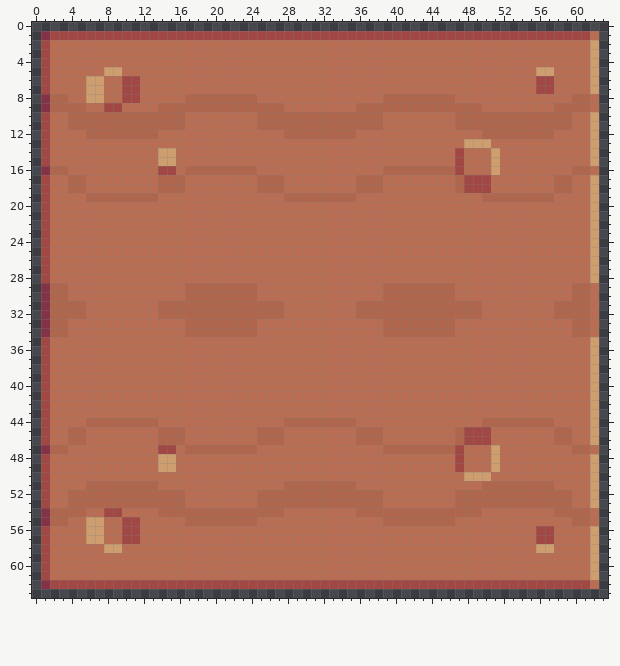
File history of a pixel-art sprite, assets/terrain/dirt.png. That is the earlier state.
The file is 64x64 pixels.
And afterwards:
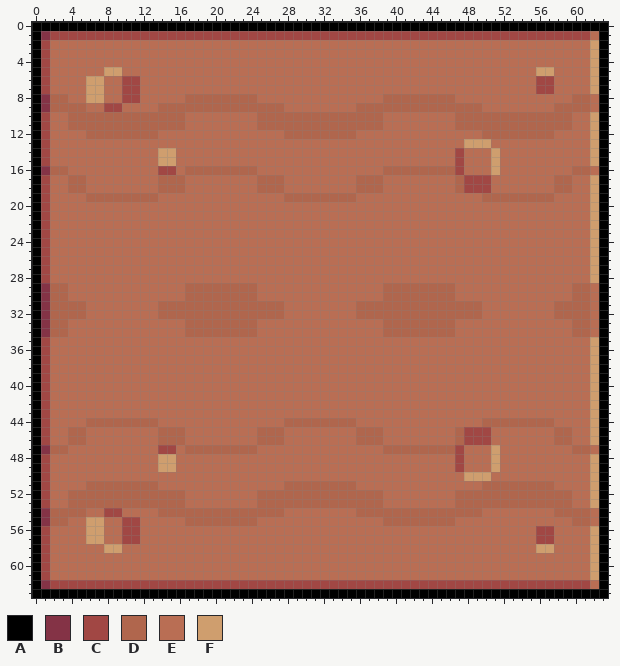
Palette (. is transparent): A #000000  B #843346  C #a14744  D #b0664d  E #b96e54  F #cf9e6e
The edit:
Changed rows in their new state; - is an unchanged pixel.
first column x 0:
 0 AAAAAAAAAAAAAAAAAAAAAAAAAAAAAAAAAAAAAAAAAAAAAAAAAAAAAAAAAAAAAAAA
 1 A--------------------------------------------------------------A
 2 A--------------------------------------------------------------A
 3 A--------------------------------------------------------------A
 4 A--------------------------------------------------------------A
 5 A--------------------------------------------------------------A
 6 A--------------------------------------------------------------A
 7 A--------------------------------------------------------------A
 8 A--------------------------------------------------------------A
 9 A--------------------------------------------------------------A
10 A--------------------------------------------------------------A
11 A--------------------------------------------------------------A
12 A--------------------------------------------------------------A
13 A--------------------------------------------------------------A
14 A--------------------------------------------------------------A
15 A--------------------------------------------------------------A
16 A--------------------------------------------------------------A
17 A--------------------------------------------------------------A
18 A--------------------------------------------------------------A
19 A--------------------------------------------------------------A
20 A--------------------------------------------------------------A
21 A--------------------------------------------------------------A
22 A--------------------------------------------------------------A
23 A--------------------------------------------------------------A
24 A--------------------------------------------------------------A
25 A--------------------------------------------------------------A
26 A--------------------------------------------------------------A
27 A--------------------------------------------------------------A
28 A--------------------------------------------------------------A
29 A--------------------------------------------------------------A
30 A--------------------------------------------------------------A
31 A--------------------------------------------------------------A
32 A--------------------------------------------------------------A
33 A--------------------------------------------------------------A
34 A--------------------------------------------------------------A
35 A--------------------------------------------------------------A
36 A--------------------------------------------------------------A
37 A--------------------------------------------------------------A
38 A--------------------------------------------------------------A
39 A--------------------------------------------------------------A
40 A--------------------------------------------------------------A
41 A--------------------------------------------------------------A
42 A--------------------------------------------------------------A
43 A--------------------------------------------------------------A
44 A--------------------------------------------------------------A
45 A--------------------------------------------------------------A
46 A--------------------------------------------------------------A
47 A--------------------------------------------------------------A
48 A--------------------------------------------------------------A
49 A--------------------------------------------------------------A
50 A--------------------------------------------------------------A
51 A--------------------------------------------------------------A
52 A--------------------------------------------------------------A
53 A--------------------------------------------------------------A
54 A--------------------------------------------------------------A
55 A--------------------------------------------------------------A
56 A--------------------------------------------------------------A
57 A--------------------------------------------------------------A
58 A--------------------------------------------------------------A
59 A--------------------------------------------------------------A
60 A--------------------------------------------------------------A
61 A--------------------------------------------------------------A
62 A--------------------------------------------------------------A
63 AAAAAAAAAAAAAAAAAAAAAAAAAAAAAAAAAAAAAAAAAAAAAAAAAAAAAAAAAAAAAAAA
